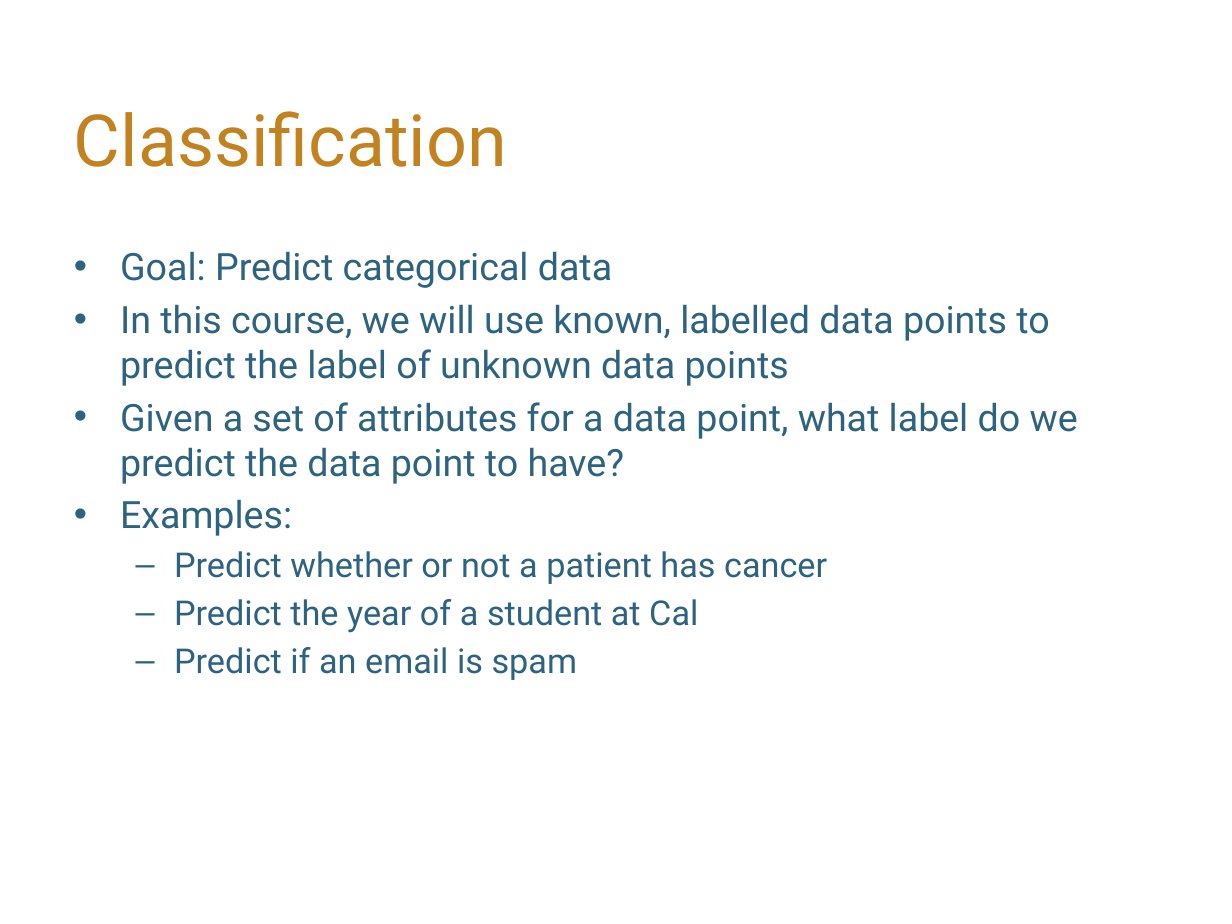
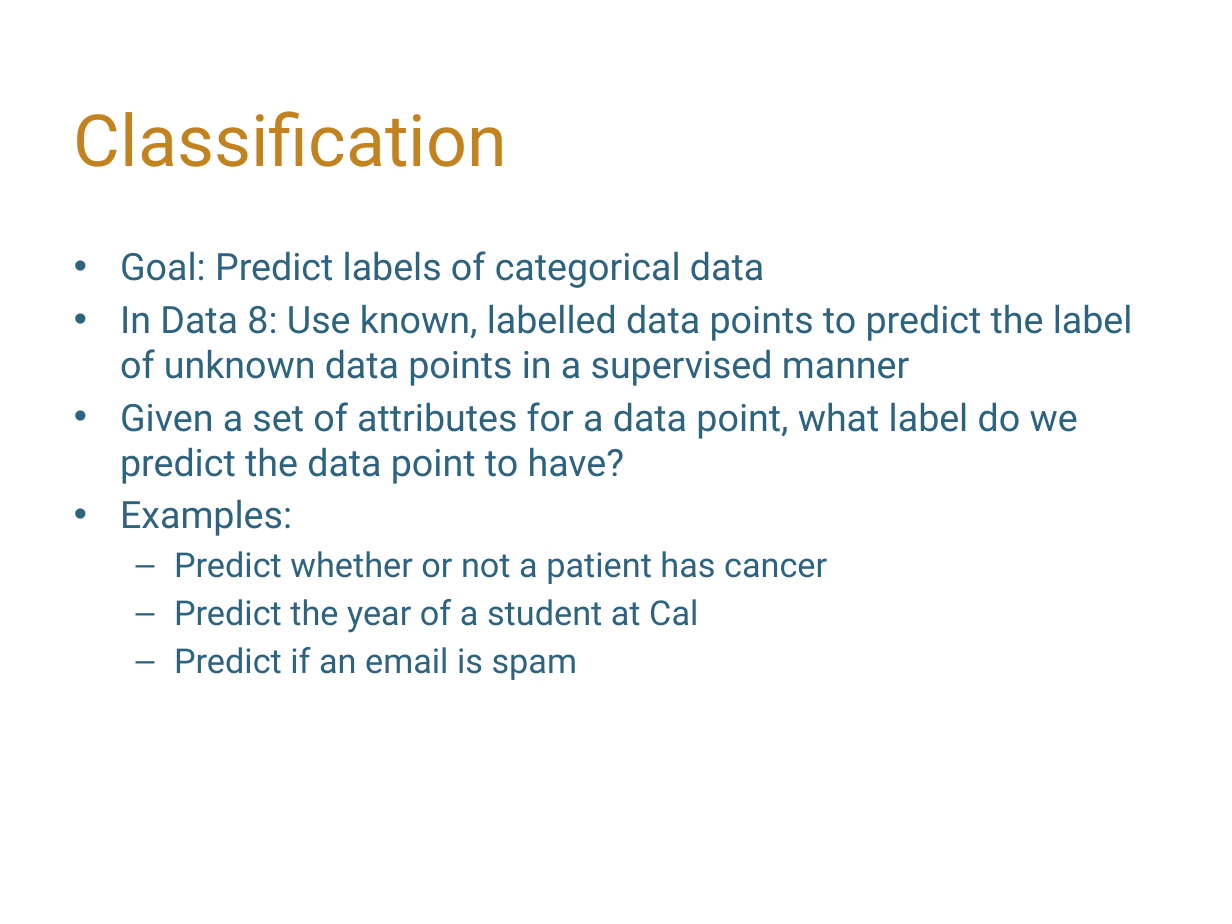
Before and after one commit to hLuo27/teaching, a slide deck: slide 2 of data8/slides/sp20_lab10.pptx. Drawn at 1232x924 pixels with LibreOffice and Linux fonts; fonts in the diff are those of the drawing; background and template pictures are left out. Boxes give left, top, right and bottom in pixels: in the first picture for what was removed or moved away, otherwise in the second. Text is boxed around its words. In the diff, an @@ line names an element or a change of style, - is before the commit and + after.

```diff
--- a/data8/slides/sp20_lab10.pptx
+++ b/data8/slides/sp20_lab10.pptx
@@ text at bbox=[120, 251, 1133, 386]: text changed @@
-• Goal: Predict categorical data
-• In this course, we will use known, labelled data points to predict the label of unknown data points
+• Goal: Predict labels of categorical data
+• In Data 8: Use known, labelled data points to predict the label of unknown data points in a supervised manner
```
Also in this commit, not shown: 3 other slides changed, 3 slides added, 1 other file.
